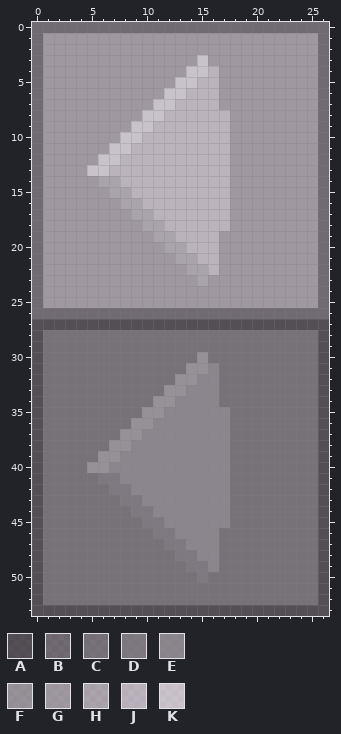
Pixel-art sprite -- assets/mobil/Left_arrow.png. Above: the version before the commit.
The file is 162x324 pixels, drawn in blocks of 6x6; one block is one cell here. Colours within 5 levels of each other are drawn and written as one.
Palette (. is transparent): A #3a3a3acf  B #545454bf  C #656565cf  D #6e6e6ecf  E #7e7e7ecf  F #8b8b8bcf  G #929292bf  H #a0a0a0bf  J #b6b6b6bf  K #cacacabf
Once edited:
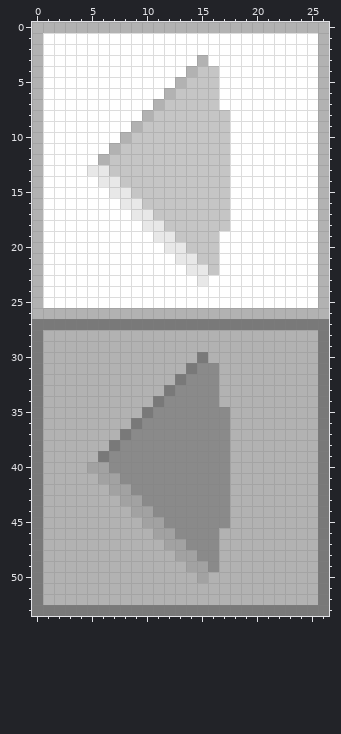
Edits made:
@@ palette @@
-A #3a3a3acf
+A #797979
-C #656565cf
+C #b2b2b2
-D #6e6e6ecf
+D #a2a2a2
-E #7e7e7ecf
+E #8a8a8a
-G #929292bf
+G #ffffff
-H #a0a0a0bf
+H #e8e8e8
-J #b6b6b6bf
+J #c5c5c5
@@ x 0..26 @@
- 0 BBBBBBBBBBBBBBBBBBBBBBBBBBB
- 1 BGGGGGGGGGGGGGGGGGGGGGGGGGB
- 2 BGGGGGGGGGGGGGGGGGGGGGGGGGB
- 3 BGGGGGGGGGGGGGGKGGGGGGGGGGB
- 4 BGGGGGGGGGGGGGKKJGGGGGGGGGB
- 5 BGGGGGGGGGGGGKKJJGGGGGGGGGB
- 6 BGGGGGGGGGGGKKJJJGGGGGGGGGB
- 7 BGGGGGGGGGGKKJJJJGGGGGGGGGB
- 8 BGGGGGGGGGKKJJJJJJGGGGGGGGB
- 9 BGGGGGGGGKKJJJJJJJGGGGGGGGB
-10 BGGGGGGGKKJJJJJJJJGGGGGGGGB
-11 BGGGGGGKKJJJJJJJJJGGGGGGGGB
-12 BGGGGGKKJJJJJJJJJJGGGGGGGGB
-13 BGGGGKKJJJJJJJJJJJGGGGGGGGB
-14 BGGGGGHHJJJJJJJJJJGGGGGGGGB
-15 BGGGGGGHHJJJJJJJJJGGGGGGGGB
-16 BGGGGGGGHHJJJJJJJJGGGGGGGGB
-17 BGGGGGGGGHHJJJJJJJGGGGGGGGB
-18 BGGGGGGGGGHHJJJJJJGGGGGGGGB
-19 BGGGGGGGGGGHHJJJJGGGGGGGGGB
-20 BGGGGGGGGGGGHHJJJGGGGGGGGGB
-21 BGGGGGGGGGGGGHHJJGGGGGGGGGB
-22 BGGGGGGGGGGGGGHHJGGGGGGGGGB
-23 BGGGGGGGGGGGGGGHGGGGGGGGGGB
-24 BGGGGGGGGGGGGGGGGGGGGGGGGGB
-25 BGGGGGGGGGGGGGGGGGGGGGGGGGB
-26 BBBBBBBBBBBBBBBBBBBBBBBBBBB
+ 0 CCCCCCCCCCCCCCCCCCCCCCCCCCC
+ 1 CGGGGGGGGGGGGGGGGGGGGGGGGGC
+ 2 CGGGGGGGGGGGGGGGGGGGGGGGGGC
+ 3 CGGGGGGGGGGGGGGCGGGGGGGGGGC
+ 4 CGGGGGGGGGGGGGCJJGGGGGGGGGC
+ 5 CGGGGGGGGGGGGCJJJGGGGGGGGGC
+ 6 CGGGGGGGGGGGCJJJJGGGGGGGGGC
+ 7 CGGGGGGGGGGCJJJJJGGGGGGGGGC
+ 8 CGGGGGGGGGCJJJJJJJGGGGGGGGC
+ 9 CGGGGGGGGCJJJJJJJJGGGGGGGGC
+10 CGGGGGGGCJJJJJJJJJGGGGGGGGC
+11 CGGGGGGCJJJJJJJJJJGGGGGGGGC
+12 CGGGGGCJJJJJJJJJJJGGGGGGGGC
+13 CGGGGHHJJJJJJJJJJJGGGGGGGGC
+14 CGGGGGHHJJJJJJJJJJGGGGGGGGC
+15 CGGGGGGHHJJJJJJJJJGGGGGGGGC
+16 CGGGGGGGHHJJJJJJJJGGGGGGGGC
+17 CGGGGGGGGHHJJJJJJJGGGGGGGGC
+18 CGGGGGGGGGHHJJJJJJGGGGGGGGC
+19 CGGGGGGGGGGHHJJJJGGGGGGGGGC
+20 CGGGGGGGGGGGHHJJJGGGGGGGGGC
+21 CGGGGGGGGGGGGHHJJGGGGGGGGGC
+22 CGGGGGGGGGGGGGHHJGGGGGGGGGC
+23 CGGGGGGGGGGGGGGHGGGGGGGGGGC
+24 CGGGGGGGGGGGGGGGGGGGGGGGGGC
+25 CGGGGGGGGGGGGGGGGGGGGGGGGGC
+26 CCCCCCCCCCCCCCCCCCCCCCCCCCC
 27 AAAAAAAAAAAAAAAAAAAAAAAAAAA
@@ x 3..17 @@
 29 CCCCCCCCCCCCCCC
-30 CCCCCCCCCCCCFCC
-31 CCCCCCCCCCCFFEC
-32 CCCCCCCCCCFFEEC
-33 CCCCCCCCCFFEEEC
-34 CCCCCCCCFFEEEEC
-35 CCCCCCCFFEEEEEE
-36 CCCCCCFFEEEEEEE
-37 CCCCCFFEEEEEEEE
-38 CCCCFFEEEEEEEEE
-39 CCCFFEEEEEEEEEE
-40 CCFFEEEEEEEEEEE
+30 CCCCCCCCCCCCACC
+31 CCCCCCCCCCCAEEC
+32 CCCCCCCCCCAEEEC
+33 CCCCCCCCCAEEEEC
+34 CCCCCCCCAEEEEEC
+35 CCCCCCCAEEEEEEE
+36 CCCCCCAEEEEEEEE
+37 CCCCCAEEEEEEEEE
+38 CCCCAEEEEEEEEEE
+39 CCCAEEEEEEEEEEE
+40 CCDDEEEEEEEEEEE
 41 CCCDDEEEEEEEEEE
